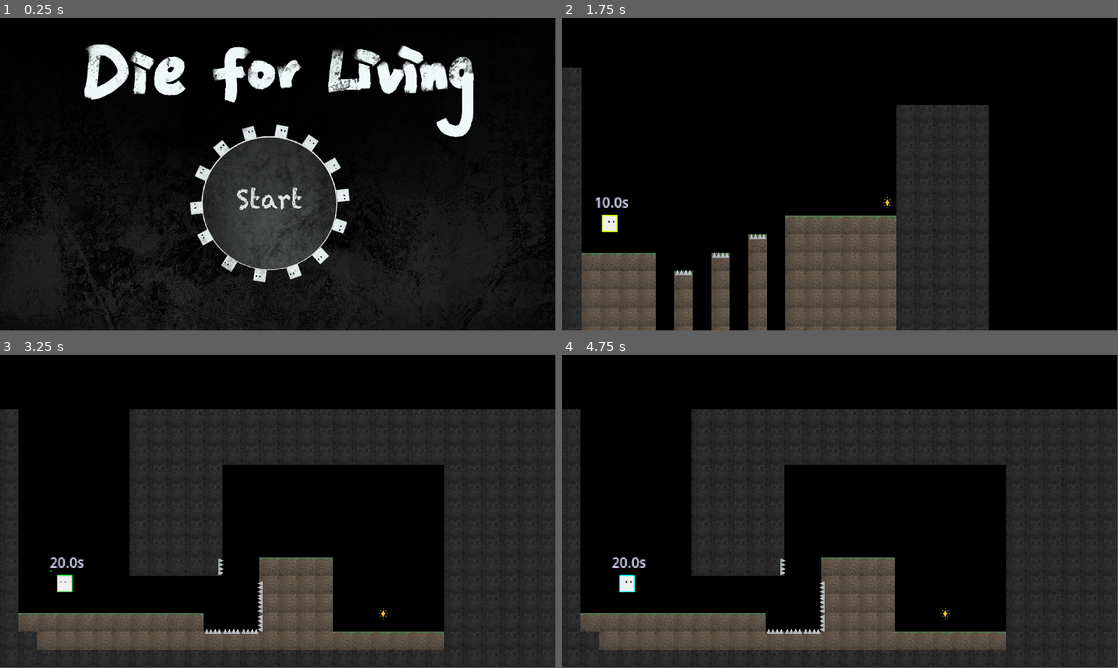
Above: before the commit, frames 1-4 (two rows, left to right).
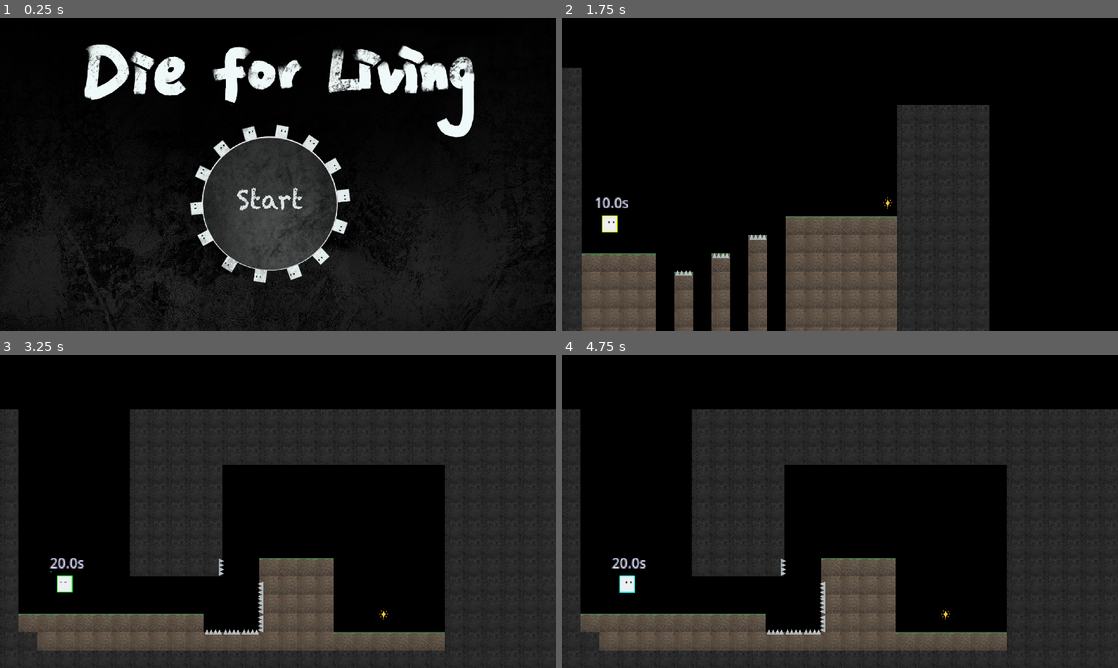
Above: after the commit, the same moments.

Repository: zilongshanren/DieForLiving
Game: Godot game, scene res://scenes/game.tscn
The game is run twice, just before and just after one commit, with the same random seed, the same clock (stepped at 60 frames per second) and the same inputs.
Inputs (mouse positions are in pixels of both pictures, inside the frame that each line leads up to):
- Up to frame 1 (0.25 s): no input
- Up to frame 2 (1.75 s): click (840, 174) at 0.5 s; hold Right (move_right) from 1.28 s (still down); tap N (next_level) at 1.35 s; tap Space (jump) at 1.52 s
- Up to frame 3 (3.25 s): tap P (prev_level) at 2.1 s; tap Space (jump) at 2.27 s; tap Enter at 2.75 s; release Right (move_right) at 2.78 s; hold Left (move_left) from 2.78 s (still down); tap N (next_level) at 2.85 s
- Up to frame 4 (4.75 s): release Left (move_left) at 3.53 s; hold Right (move_right) from 3.53 s (still down); tap P (prev_level) at 3.6 s; tap Space (jump) at 3.77, 4.52 s; tap N (next_level) at 4.35 s
In our replay, the window is 799x449 before the commit and 800x450 after it. These sizes can differ from the game's own. Grey fills any space a smaller window leaves; there, only what the larger window draws over its background counts as a difference.

The runs differ from the first frame. In frame 1, 3.2% of the frame differs, in the area x 0-100%, y 8-100%; in frame 2, 1.0%; in frame 3, 1.2%; in frame 4, 1.3%.

Commit message:
make fullscreen

Diff:
--- a/project.godot
+++ b/project.godot
@@ -24,7 +24,9 @@
 
 window/size/viewport_width=1920
 window/size/viewport_height=1080
+window/size/mode=3
 window/size/resizable=false
+window/stretch/mode="viewport"
 window/vsync/vsync_mode=0
 
 [input]
--- a/scripts/CanvasLayer.gd
+++ b/scripts/CanvasLayer.gd
@@ -17,4 +17,4 @@
 
 func _on_button_pressed():
 	visible = false
-	queue_free()
+	# queue_free()
Not shown: 1 places in scenes/StartPage.tscn that only renumber resources
